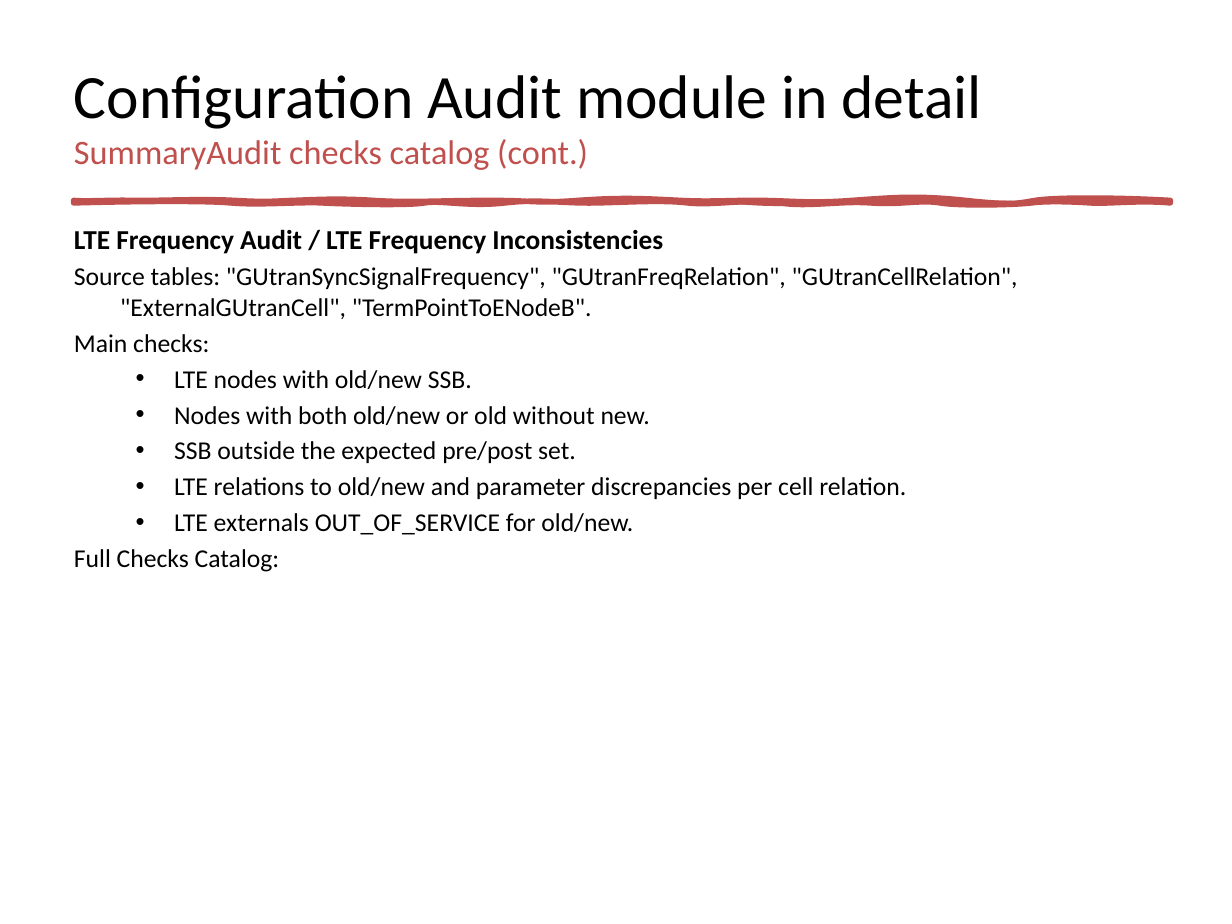
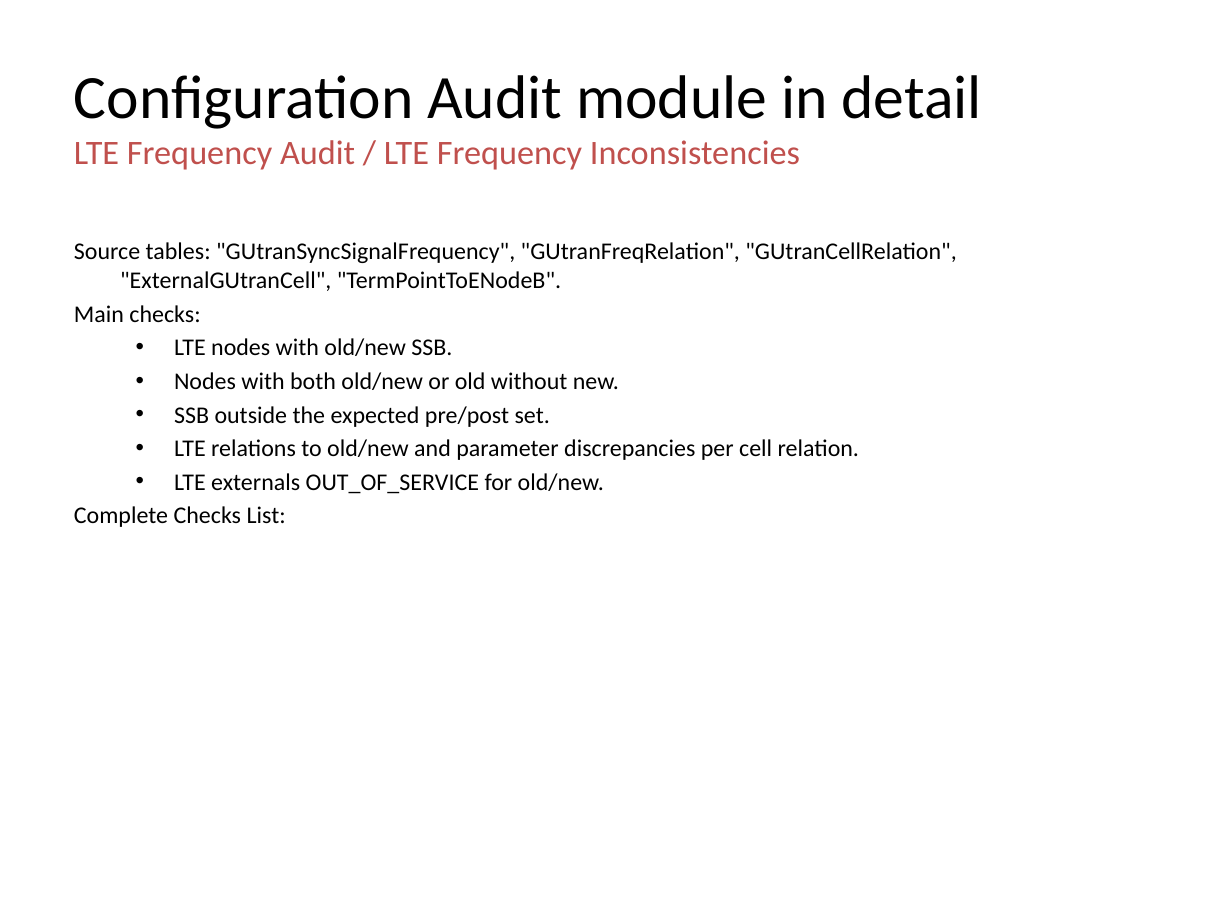
Before and after one commit to jaimetur/SSB_RetuningAutomations, a slide deck: slide 23 of help/User-Guide-SSB-Retuning-Automations-v0.7.4.pptx (slide 22 before the commit). Drawn at 1232x924 pixels with LibreOffice and Linux fonts; fonts in the diff are those of the drawing; background and template pictures are left out. Boxes give left, top, right and bottom in pixels: in the first picture for what was removed or moved away, otherwise in the second. Text is boxed around its words. In the diff, an @@ line names an element or a change of style, - is before the commit and + after.

Commit message:
Updated Technical User Guides to include the Check catalog of SummaryAudit table (with tips)

```diff
--- a/help/User-Guide-SSB-Retuning-Automations-v0.7.4.pptx
+++ b/help/User-Guide-SSB-Retuning-Automations-v0.7.4.pptx
@@ title at (x1=74, y1=140, x2=800, y2=170): text changed @@
-SummaryAudit checks catalog (cont.)
+LTE Frequency Audit / LTE Frequency Inconsistencies
@@ freeform shape removed at (x1=74, y1=201, x2=1170, y2=203) @@
@@ text "Source tables: "GUtranSyncSignalFrequency", "GUtranFreqRelat ..." moved from (x1=74, y1=229, x2=1018, y2=572) to (x1=74, y1=242, x2=956, y2=527) @@
@@ text at (x1=74, y1=229, x2=663, y2=254): paragraph removed @@
-LTE Frequency Audit / LTE Frequency Inconsistencies
@@ text at (x1=74, y1=242, x2=956, y2=494): size 15 to 14 pt @@
@@ text at (x1=74, y1=506, x2=286, y2=527): text changed; size 15 to 14 pt @@
-Full Checks Catalog:
+Complete Checks List:
```
Also in this commit, not shown: 46 other slides changed, 5 slides added, 1 slide removed, 6 other files.
